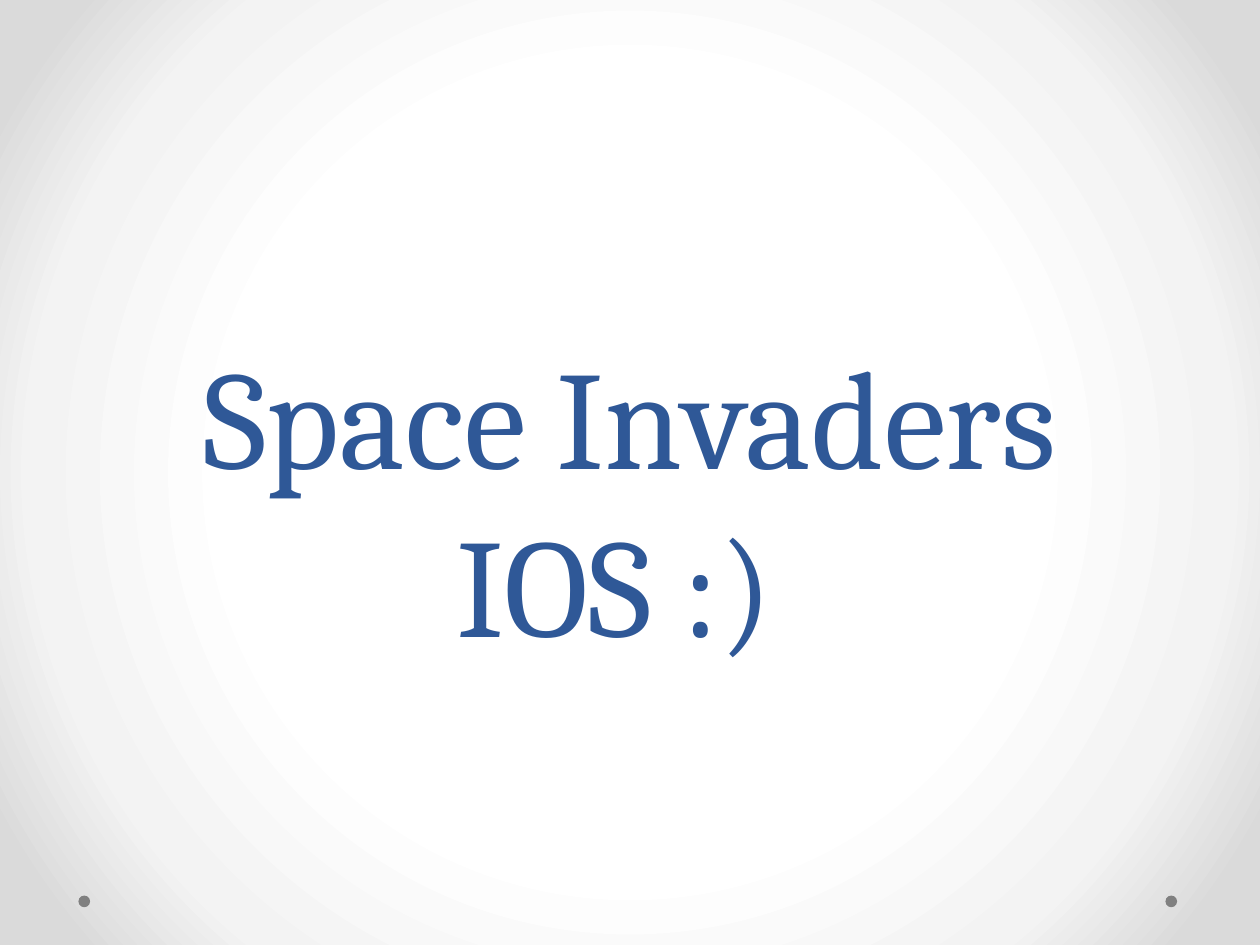
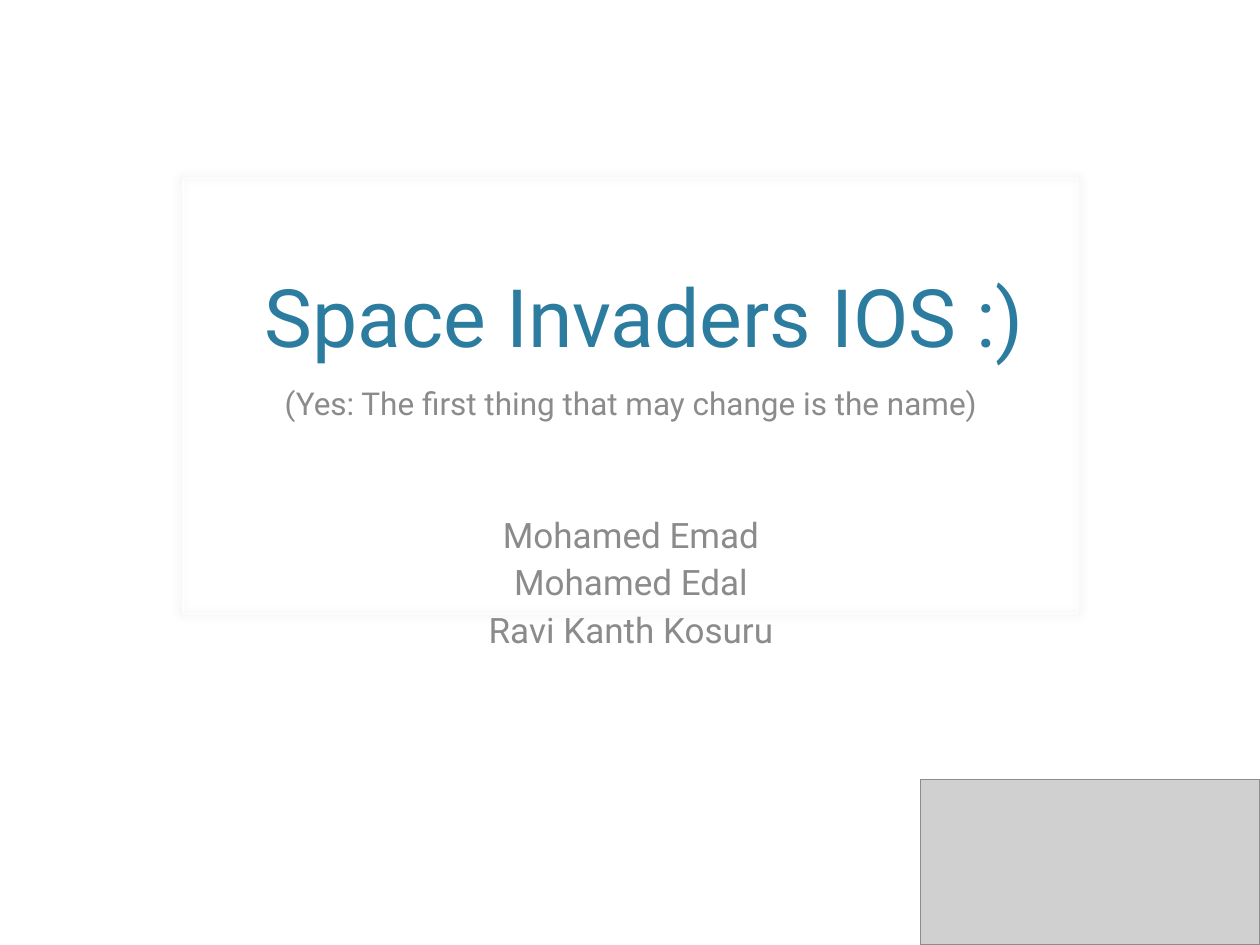
Before and after one commit to mremad/SpaceInvaders-iOS, a slide deck: slide 1 of IPhonePresentation.pptx. Drawn at 1260x945 pixels with LibreOffice and Linux fonts; fonts in the diff are those of the drawing; grey boxes stand for pictures; background and template pictures are left out. Boxes give left, top, right and bottom in pixels: in the first picture for what was removed or moved away, otherwise in the second. Text is boxed around its words. In the diff, an @@ line names an element or a change of style, - is before the commit and + after.

```diff
--- a/IPhonePresentation.pptx
+++ b/IPhonePresentation.pptx
@@ background gradient #FFFFFF to #F4F4F4 to #DADADA to picture (left out) @@
@@ title "Space Invaders IOS :)" moved from (x1=203, y1=371, x2=1057, y2=638) to (x1=265, y1=286, x2=956, y2=364) @@
@@ title "Space Invaders IOS :)" at (x1=265, y1=286, x2=956, y2=364): size 80 to 46 pt, font Cambria to Roboto, text colour #2F5897 to #2C7C9F @@
@@ rectangle added at (x1=183, y1=179, x2=1076, y2=614), outline #FFFFFF 0.25 pt @@
@@ subtitle added at (x1=285, y1=390, x2=977, y2=643), 18 pt, text #8C8C8C @@
+(Yes: The first thing that may change is the name)
+Mohamed Emad
+Mohamed Edal
+Ravi Kanth Kosuru
@@ picture added at (x1=921, y1=780, x2=1260, y2=945) @@
@@ ellipse removed at (x1=78, y1=896, x2=89, y2=907) @@
@@ ellipse removed at (x1=1166, y1=896, x2=1177, y2=907) @@
```
Also in this commit, not shown: 3 other slides changed, 5 slides added, 14 other files.
